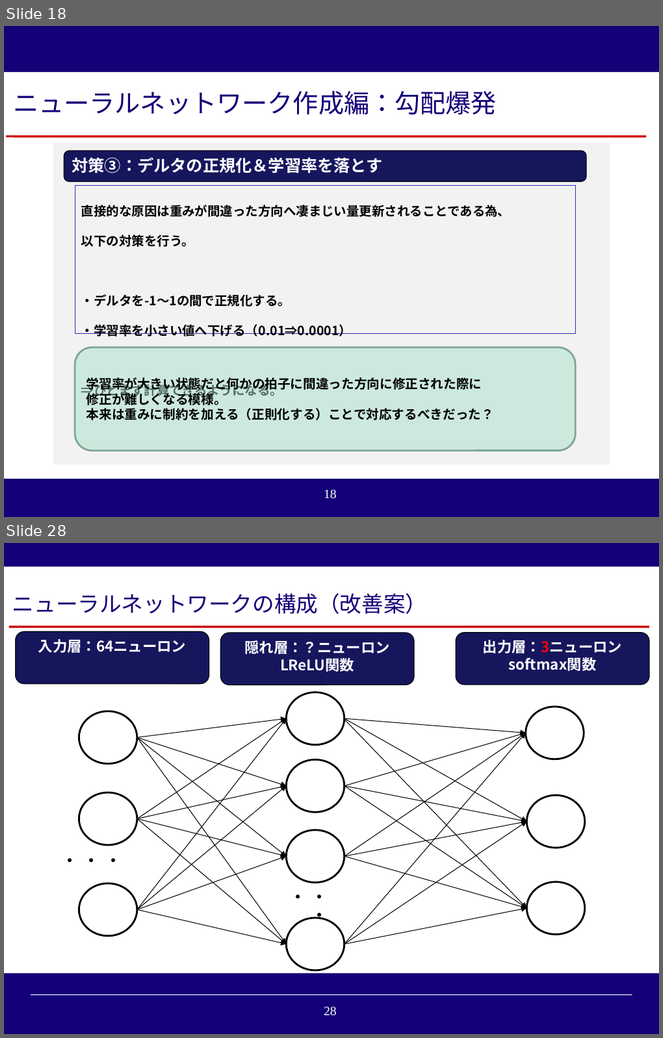
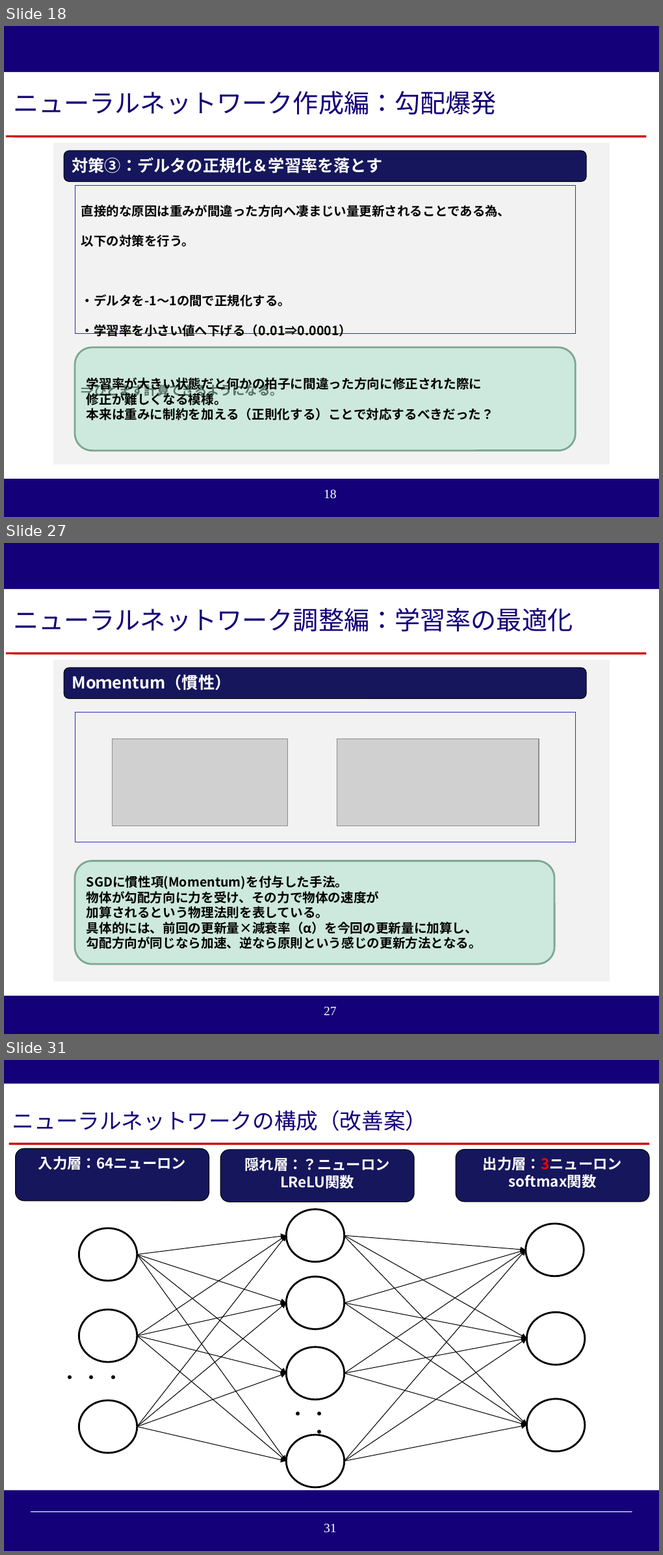
Before and after one commit to reversi-ir/ai-program, a slide deck: reversi-ai/result/オセロAI_技術アカデミー用説明資料.pptx. Shown one above the other, each under a label of ours: slides 18 and 28 before the commit, slides 18, 27 and 31 after it; the slides between them are not shown. The pictures are 663x1038 and 663x1555 pixels, drawn with LibreOffice and Linux fonts; fonts in the diff are those of the drawing; grey boxes stand for pictures; background and template pictures are left out. Boxes give left, top, right and bottom in pixels: in the first picture for what was removed or moved away, otherwise in the second. Text is boxed around its words. In the diff, an @@ line names an element or a change of style, - is before the commit and + after.

Commit message:
パワポ更新

```diff
--- a/reversi-ai/result/オセロAI_技術アカデミー用説明資料.pptx
+++ b/reversi-ai/result/オセロAI_技術アカデミー用説明資料.pptx
@@ slide 27 added at [4, 543, 659, 1034], background #140078; not listed: 2 template elements that a slide beside it also shows @@
@@ rectangle added at [4, 589, 659, 996], fill #FFFFFF @@
@@ rectangle added at [7, 590, 646, 650], fill #FFFFFF, 28 pt, text #140078 @@
+ニューラルネットワーク調整編：学習率の最適化
@@ line added from (6, 653) to (647, 653), #CC0000 2.25 pt @@
@@ rectangle added at [53, 659, 609, 982], fill #F2F2F2 @@
@@ rounded rectangle added at [64, 668, 586, 698], fill #17175C, outline #000000 0.75 pt, 18 pt, text #FFFFFF, bold @@
+Moｍentum（慣性）
@@ rectangle added at [75, 713, 575, 843], outline #2D2DB9 0.75 pt @@
@@ picture added at [112, 739, 287, 826] @@
@@ picture added at [337, 739, 540, 825] @@
@@ rounded rectangle added at [75, 861, 555, 965], fill #AAE2CA at 50% opacity, outline #7EA795 2 pt, 14 pt, text #000000, bold @@
+SGDに慣性項(Momentum)を付与した手法。
+物体が勾配方向に力を受け、その力で物体の速度が
+加算されるという物理法則を表している。
+具体的には、前回の更新量×減衰率（α）を今回の更新量に加算し、
+勾配方向が同じなら加速、逆なら原則という感じの更新方法となる。
@@ what was slide 28 is now slide 31 @@
@@ page number at [324, 1524, 337, 1533]: text changed @@
-28
+31
```
Also in this commit, not shown: 2 slides changed, 4 other slides added, 2 slides removed, 6 other files.
